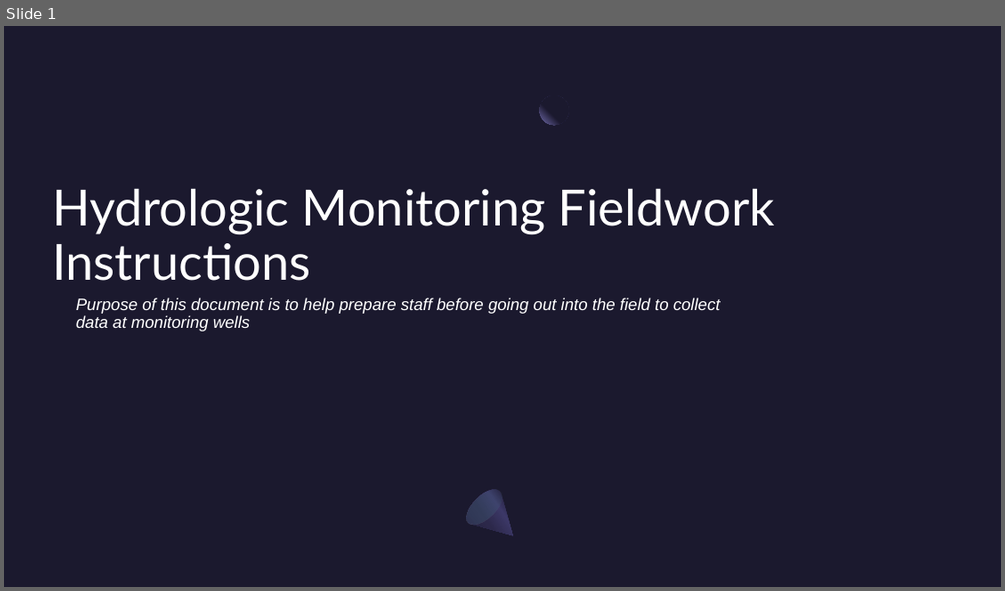
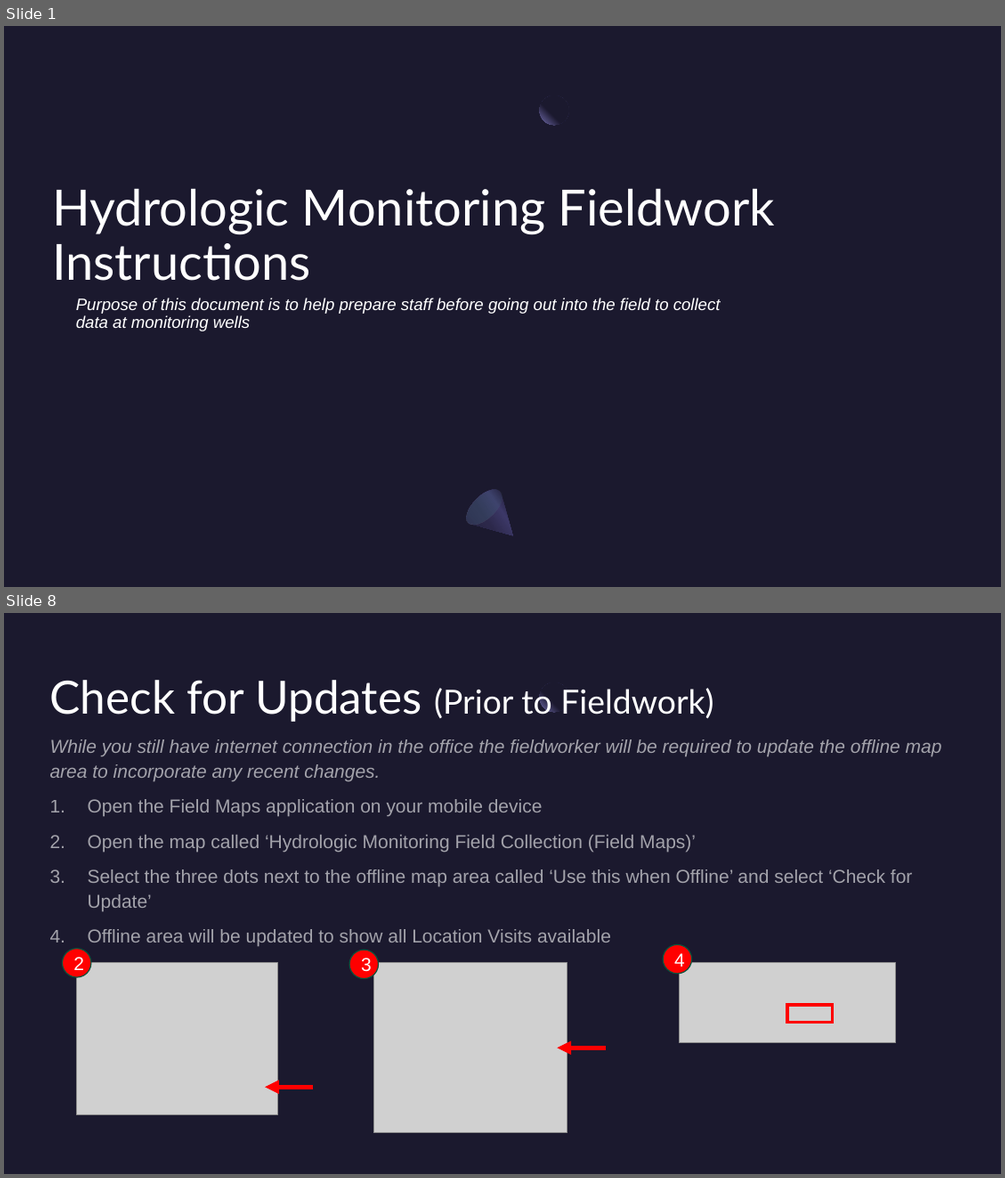
Before and after one commit to NWFWMD-IT/Hydrologic-Monitoring-Project, a slide deck: documents/user_guides/Hydrologic-Monitoring-Project-Fieldwork-Instructions.pptx. Shown one above the other, each under a label of ours: slide 1 before the commit, slides 1 and 8 after it; the slides between them are not shown. The pictures are 1005x591 and 1005x1178 pixels, drawn with LibreOffice and Linux fonts; fonts in the diff are those of the drawing; grey boxes stand for pictures. Boxes give left, top, right and bottom in pixels: in the first picture for what was removed or moved away, otherwise in the second. Text is boxed around its words. In the diff, an @@ line names an element or a change of style, - is before the commit and + after.

```diff
--- a/documents/user_guides/Hydrologic-Monitoring-Project-Fieldwork-Instructions.pptx
+++ b/documents/user_guides/Hydrologic-Monitoring-Project-Fieldwork-Instructions.pptx
@@ slide 8 added at (4,613,1001,1174), background #1B192E; not listed: 2 template elements that a slide beside it also shows @@
@@ title added at (50,680,713,722), 32 pt, text #FFFFFF @@
+Check for Updates (Prior to Fieldwork)
@@ text added at (50,739,942,947), 18 pt, text #FFFFFF at 60% opacity @@
+While you still have internet connection in the office the fieldworker will be required to update the offline map area to incorporate any recent changes.
+1. Open the Field Maps application on your mobile device
+2. Open the map called ‘Hydrologic Monitoring Field Collection (Field Maps)’
+3. Select the three dots next to the offline map area called ‘Use this when Offline’ and select ‘Check for Update’
+4. Offline area will be updated to show all Location Visits available
@@ ellipse added at (63,948,91,977), fill #FF0000, outline #08533C 1 pt, 18 pt, text #FFFFFF @@
+2
@@ ellipse added at (349,949,379,979), fill #FF0000, outline #08533C 1 pt, 18 pt, text #FFFFFF @@
+3
@@ ellipse added at (663,944,692,973), fill #FF0000, outline #08533C 1 pt, 18 pt, text #FFFFFF @@
+4
@@ picture added at (77,963,277,1115) @@
@@ picture added at (373,963,567,1133) @@
@@ picture added at (680,963,896,1043) @@
@@ rectangle added at (788,1005,833,1022), outline #FF0000 3 pt @@
@@ arrow added from (606, 1047) to (558, 1047), #FF0000 4.5 pt @@
@@ arrow added from (314, 1087) to (265, 1087), #FF0000 4.5 pt @@
```
Also in this commit, not shown: 5 slides changed, 3 other slides added, 1 slide removed.
